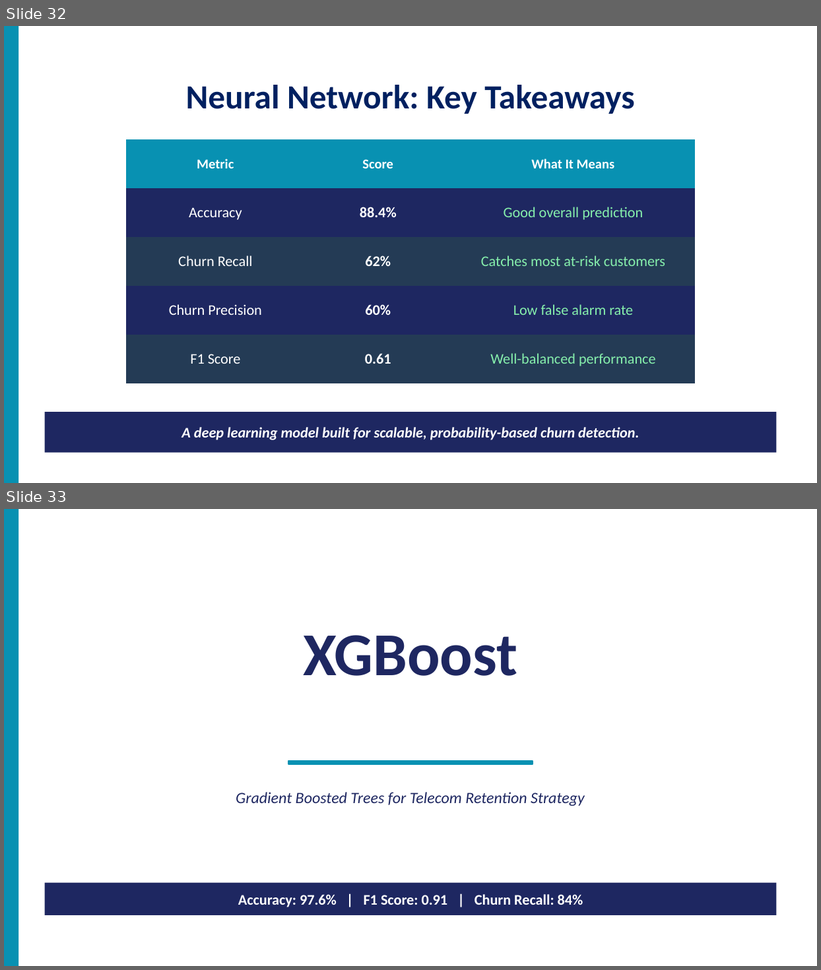
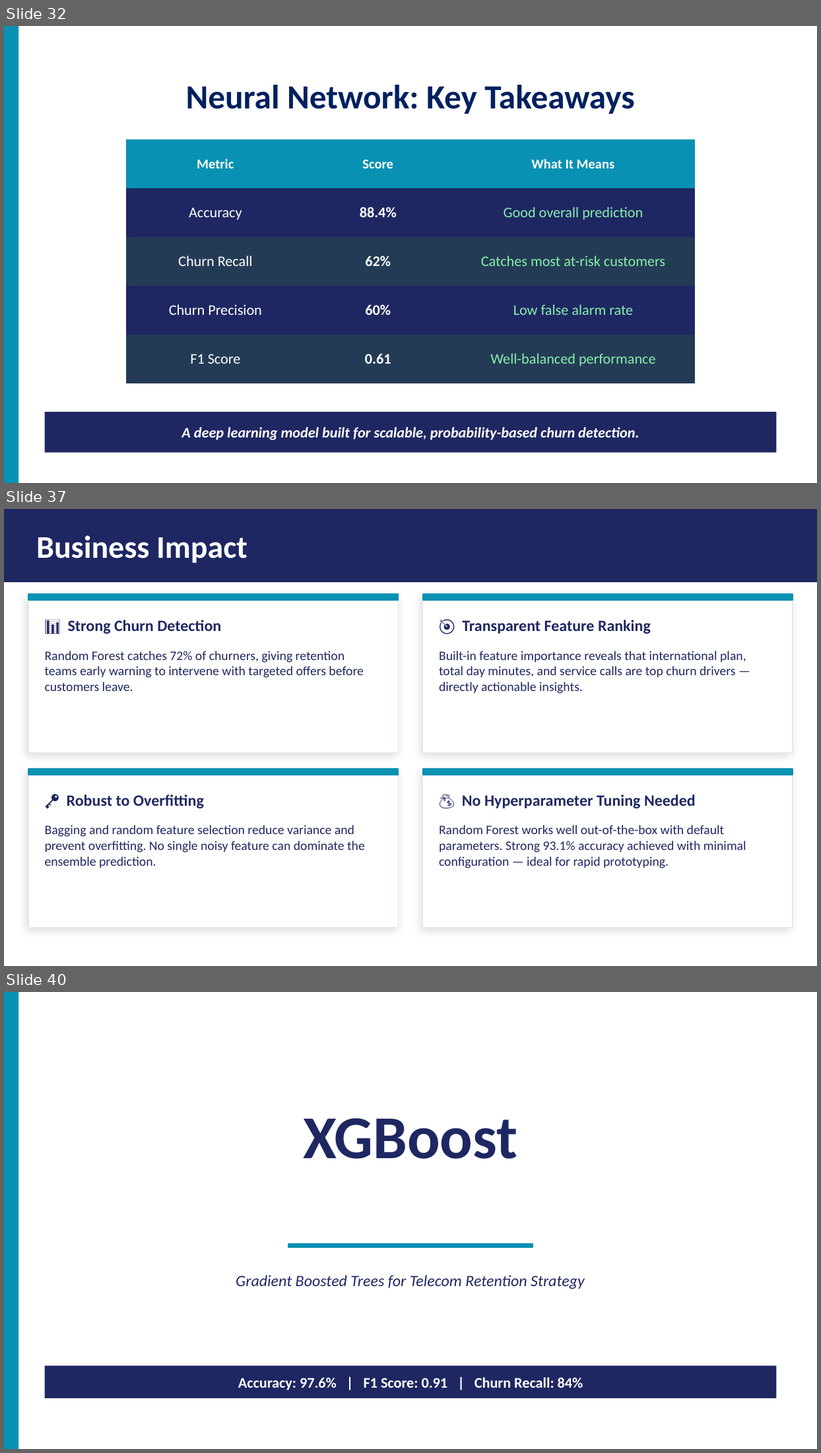
Before and after one commit to lixuanxiao2026/customer-churn-ml, a slide deck: slides/Churn_Prediction_Group_Template.pptx. Shown one above the other, each under a label of ours: slides 32 and 33 before the commit, slides 32, 37 and 40 after it; the slides between them are not shown. The pictures are 821x970 and 821x1453 pixels, drawn with LibreOffice and Linux fonts; fonts in the diff are those of the drawing. Boxes give left, top, right and bottom in pixels: in the first picture for what was removed or moved away, otherwise in the second. Text is boxed around its words. In the diff, an @@ line names an element or a change of style, - is before the commit and + after.

```diff
--- a/slides/Churn_Prediction_Group_Template.pptx
+++ b/slides/Churn_Prediction_Group_Template.pptx
@@ slide 37 added at [4, 509, 817, 966], background #FFFFFF @@
@@ rectangle added at [4, 509, 817, 582], fill #1E2761 @@
@@ text added at [36, 535, 248, 563], 28 pt, text #FFFFFF, bold @@
+Business Impact
@@ rectangle added at [28, 594, 399, 753], fill #FFFFFF, outline #E2E8F0 1 pt @@
@@ rectangle added at [28, 594, 399, 600], fill #0891B2, outline #0891B2 1 pt @@
@@ rectangle added at [422, 594, 793, 753], fill #FFFFFF, outline #E2E8F0 1 pt @@
@@ rectangle added at [422, 594, 793, 600], fill #0891B2, outline #0891B2 1 pt @@
@@ text added at [68, 620, 221, 634], 14 pt, text #1E2761, bold @@
+📊 Strong Churn Detection
@@ text added at [462, 620, 651, 634], 14 pt, text #1E2761, bold @@
+🎯 Transparent Feature Ranking
@@ text added at [45, 651, 363, 691], 11.5 pt, text #1E2761 @@
+Random Forest catches 72% of churners, giving retention teams early warning to intervene with targeted offers before customers leave.
@@ text added at [439, 651, 746, 694], 11.5 pt, text #1E2761 @@
+Built-in feature importance reveals that international plan, total day minutes, and service calls are top churn drivers — directly actionable insights.
@@ rectangle added at [28, 769, 399, 927], fill #FFFFFF, outline #E2E8F0 1 pt @@
@@ rectangle added at [28, 769, 399, 775], fill #0891B2, outline #0891B2 1 pt @@
@@ rectangle added at [422, 769, 793, 927], fill #FFFFFF, outline #E2E8F0 1 pt @@
@@ rectangle added at [422, 769, 793, 775], fill #0891B2, outline #0891B2 1 pt @@
@@ text added at [67, 795, 204, 809], 14 pt, text #1E2761, bold @@
+🔑 Robust to Overfitting
@@ text added at [462, 795, 696, 809], 14 pt, text #1E2761, bold @@
+💰 No Hyperparameter Tuning Needed
@@ text added at [45, 825, 365, 868], 11.5 pt, text #1E2761 @@
+Bagging and random feature selection reduce variance and prevent overfitting. No single noisy feature can dominate the ensemble prediction.
@@ text added at [439, 825, 746, 869], 11.5 pt, text #1E2761 @@
+Random Forest works well out-of-the-box with default parameters. Strong 93.1% accuracy achieved with minimal configuration — ideal for rapid prototyping.
@@ what was slide 33 is now slide 40 @@
```
Also in this commit, not shown: 6 other slides added, 2 other files.
